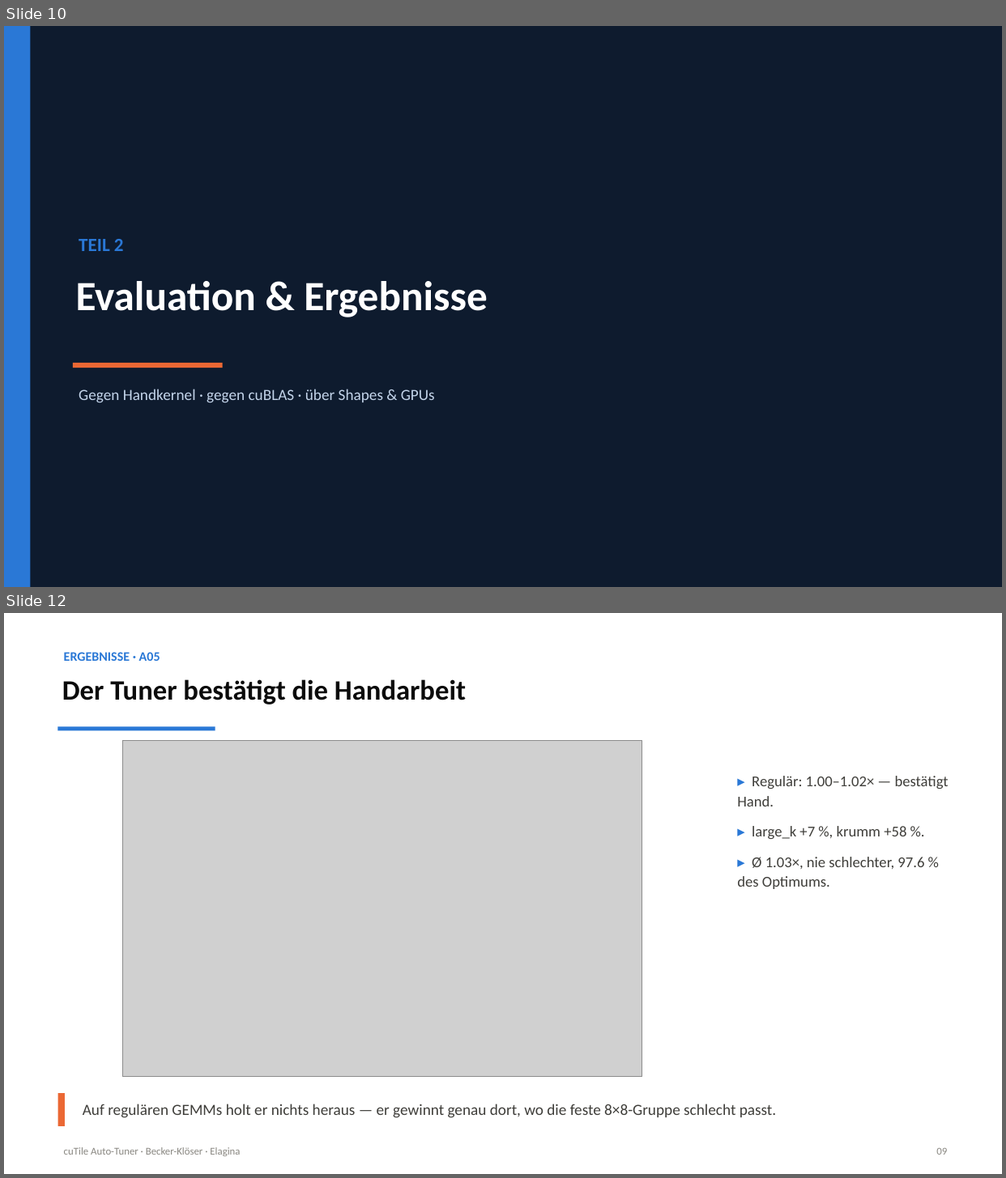
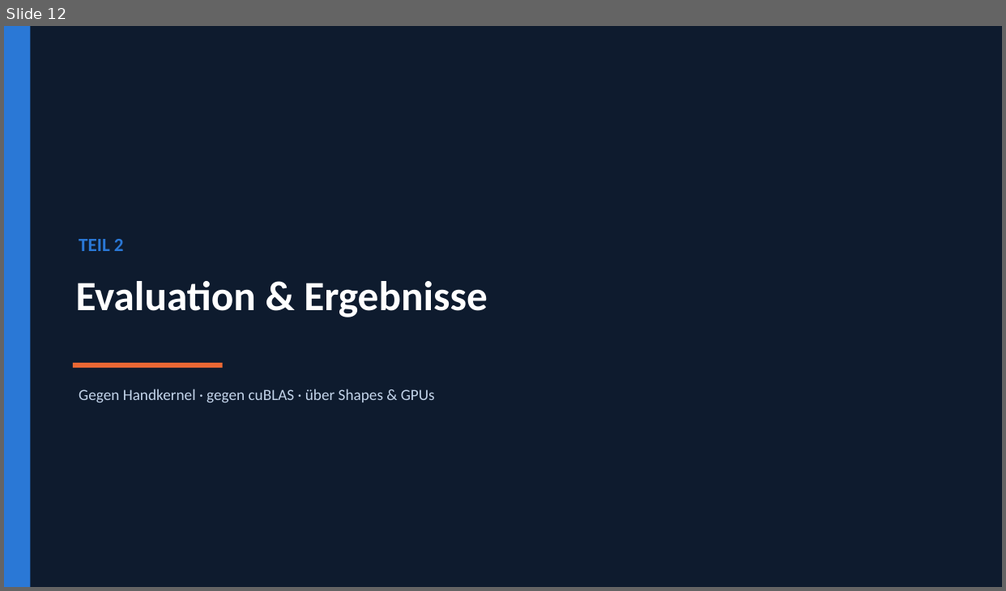
Before and after one commit to Niklas2021/MLA-SoSe-26, a slide deck: project/praesentation/cuTile_Auto-Tuner.pptx. Shown one above the other, each under a label of ours: slides 10 and 12 before the commit, slide 12 after it; the slides between them are not shown. The pictures are 1006x1178 and 1006x591 pixels, drawn with LibreOffice and Linux fonts; fonts in the diff are those of the drawing; grey boxes stand for pictures. Boxes give left, top, right and bottom in pixels: in the first picture for what was removed or moved away, otherwise in the second. Text is boxed around its words. In the diff, an @@ line names an element or a change of style, - is before the commit and + after.

```diff
--- a/project/praesentation/cuTile_Auto-Tuner.pptx
+++ b/project/praesentation/cuTile_Auto-Tuner.pptx
@@ slide 12 removed at [4,613,1002,1174], background #FFFFFF @@
@@ text removed at [64,652,160,661] @@
-ERGEBNISSE · A05
@@ text removed at [62,679,466,705] @@
-Der Tuner bestätigt die Handarbeit
@@ rectangle removed at [58,726,215,731] @@
@@ picture removed at [122,740,641,1077] @@
@@ text removed at [737,776,948,889] @@
-▸ Regulär: 1.00–1.02× — bestätigt Hand.
-▸ large_k +7 %, krumm +58 %.
-▸ Ø 1.03×, nie schlechter, 97.6 % des Optimums.
@@ rectangle removed at [58,1093,65,1127] @@
@@ text removed at [83,1104,776,1118] @@
-Auf regulären GEMMs holt er nichts heraus — er gewinnt genau dort, wo die feste 8×8-Gruppe schlecht passt.
@@ text removed at [64,1148,240,1157] @@
-cuTile Auto-Tuner · Becker-Klöser · Elagina
@@ text removed at [936,1148,947,1155] @@
-09
@@ what was slide 10 is now slide 12 @@
```
Also in this commit, not shown: 10 slides changed, 3 slides added, 25 other files.
